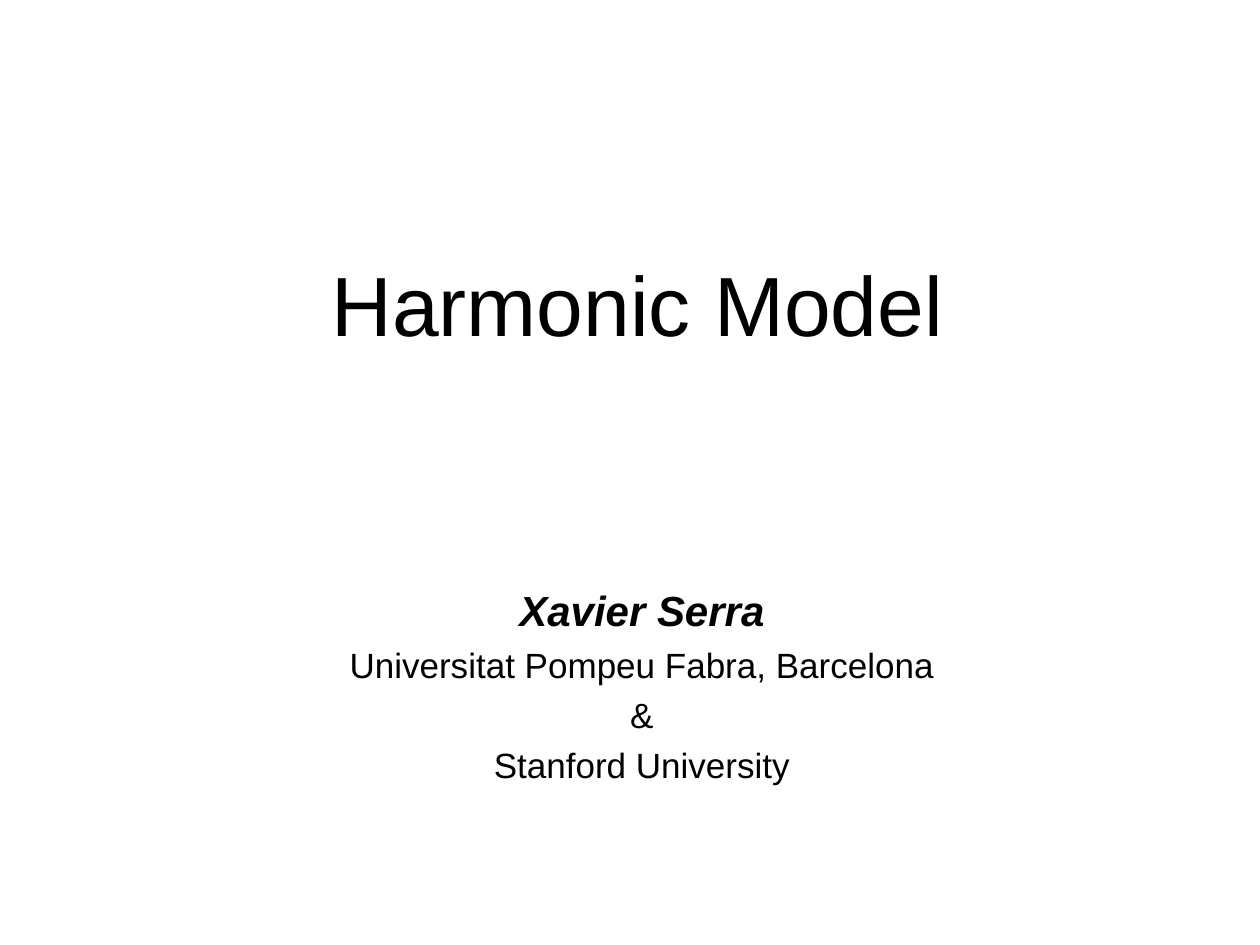
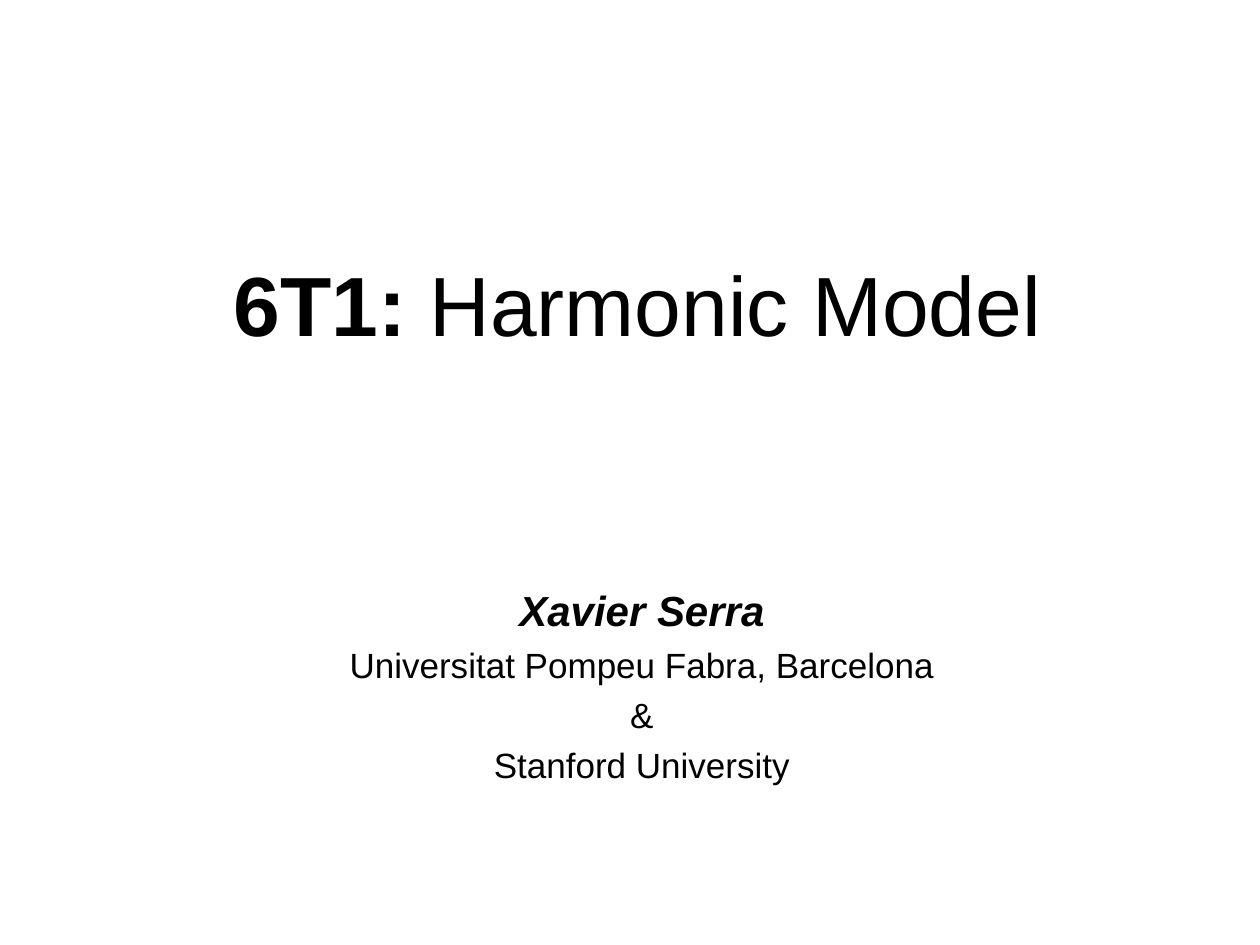
Before and after one commit to MTG/sms-tools, a slide deck: slide 19 of lectures/6-Harmonic-model/6T1-Harmonic-model.odp (slide 13 before the commit). Drawn at 1260x945 pixels with LibreOffice and Linux fonts; fonts in the diff are those of the drawing. Boxes give left, top, right and bottom in pixels: in the first picture for what was removed or moved away, otherwise in the second. Text is boxed around its words. In the diff, an @@ line names an element or a change of style, - is before the commit and + after.

```diff
--- a/lectures/6-Harmonic-model/6T1-Harmonic-model.odp
+++ b/lectures/6-Harmonic-model/6T1-Harmonic-model.odp
@@ title at box(234, 275, 1041, 337): text changed @@
-Harmonic Model
+6T1: Harmonic Model
```
Also in this commit, not shown: 2 other slides changed, 8 slides added, 2 slides removed, 14 other files.
